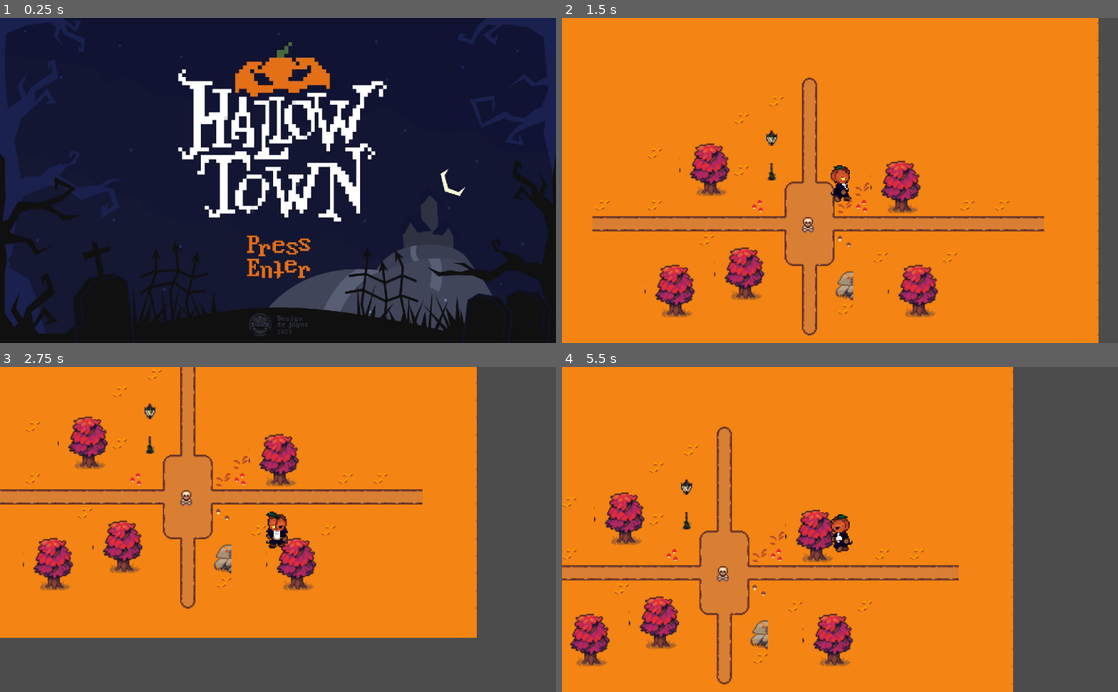
Above: before the commit, frames 1-4 (two rows, left to right).
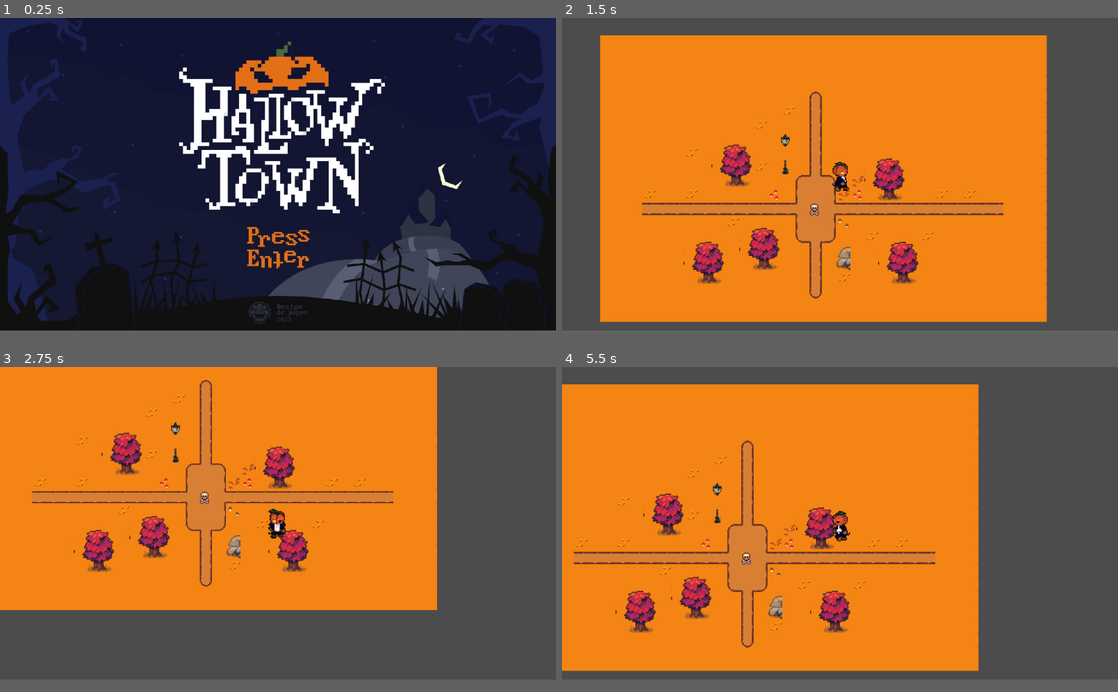
Above: after the commit, the same moments.

Repository: debsscc/Hallowtown
Game: Godot game, scene res://scenes/menu.tscn
Same seed, same stepped clock (60 frames per second), same inputs: the game is played once before the commit and once after it.
Inputs (mouse positions are in pixels of both pictures, inside the frame that each line leads up to; where the layout moved, square brackets give the same spot in the first picture):
- Up to frame 1 (0.25 s): no input
- Up to frame 2 (1.5 s): click (840, 255) [840, 258] at 0.5 s; tap Enter (enter) at 1.25 s; hold D (right) from 1.28 s (still down); hold Enter (enter) from 1.28 s (still down)
- Up to frame 3 (2.75 s): release D (right) at 2.03 s; release Enter (enter) at 2.03 s; hold S (down) from 2.03 s (still down); tap Enter (enter) at 2.1 s
- Up to frame 4 (5.5 s): release S (down) at 2.78 s; hold D (right) 2.78-3.53 s; hold Shift (run) 2.78-3.53 s; tap Enter (enter) at 3.05, 3.6, 5.3 s; hold W (up) 3.53-4.28 s; hold Enter (enter) 4.28-5.03 s; hold A (left) from 4.28 s (still down); tap Shift (run) at 5.1 s
In our replay, the window is 800x468 before the commit and 800x450 after it. These sizes can differ from the game's own. Grey fills any space a smaller window leaves; there, only what the larger window draws over its background counts as a difference.

The runs differ from the first frame. In frame 1, 17% of the frame differs, in the area x 0-100%, y 0-100%; in frame 2, 38%; in frame 3, 25%; in frame 4, 29%.

Commit message:
adding new inventory
o antigo inventário apresentou muitos problemas e foi necessário criar um novo.

Diff:
--- a/project.godot
+++ b/project.godot
@@ -19,6 +19,8 @@
 
 [display]
 
+window/size/width=1280
+window/size/height=720
 window/stretch/mode="viewport"
 
 [gui]
@@ -62,7 +64,7 @@
 , Object(InputEventKey,"resource_local_to_scene":false,"resource_name":"","device":0,"alt":false,"shift":false,"control":true,"meta":false,"command":true,"pressed":false,"scancode":0,"physical_scancode":16777240,"unicode":0,"echo":false,"script":null)
  ]
 }
-interact={
+E={
 "deadzone": 0.5,
 "events": [ Object(InputEventKey,"resource_local_to_scene":false,"resource_name":"","device":0,"alt":false,"shift":false,"control":false,"meta":false,"command":false,"pressed":false,"scancode":0,"physical_scancode":69,"unicode":0,"echo":false,"script":null)
  ]
@@ -102,6 +104,11 @@
 "events": [ Object(InputEventMouseButton,"resource_local_to_scene":false,"resource_name":"","device":0,"alt":false,"shi …(212 unchanged characters)…
  ]
 }
+Tab={
+"deadzone": 0.5,
+"events": [ Object(InputEventKey,"resource_local_to_scene":false,"resource_name":"","device":0,"alt":false,"shift":false,"control":false,"meta":false,"command":false,"pressed":false,"scancode":0,"physical_scancode":16777218,"unicode":0,"echo":false,"script":null)
+ ]
+}
 
 [physics]
 
--- /dev/null
+++ b/scenes/inventory.tscn
@@ -0,0 +1,183 @@
+[gd_scene load_steps=4 format=2]
+
+[ext_resource path="res://assets/UI Player/Inventory Background.png" type="Texture" id=1]
+[ext_resource path="res://assets/UI Player/Inventory Slot.png" type="Texture" id=2]
+
+[sub_resource type="StyleBoxTexture" id=1]
+texture = ExtResource( 2 )
+region_rect = Rect2( 0, 0, 482, 247 )
+
+[node name="inventory" type="Node2D"]
+
+[node name="TextureRect" type="TextureRect" parent="."]
+margin_right = 1175.0
+margin_bottom = 799.0
+rect_scale = Vector2( 0.3, 0.3 )
+texture = ExtResource( 1 )
+
+[node name="ColorRect" type="ColorRect" parent="."]
+margin_right = 380.0
+margin_bottom = 240.0
+color = Color( 0.431373, 0.266667, 0.266667, 0.780392 )
+
+[node name="GridContainer" type="GridContainer" parent="."]
+margin_left = 188.0
+margin_top = 61.0
+margin_right = 313.0
+margin_bottom = 161.0
+custom_constants/vseparation = 0
+custom_constants/hseparation = 0
+columns = 5
+
+[node name="Slot1" type="Panel" parent="GridContainer"]
+margin_right = 25.0
+margin_bottom = 25.0
+rect_min_size = Vector2( 25, 25 )
+rect_pivot_offset = Vector2( -368, -85 )
+custom_styles/panel = SubResource( 1 )
+
+[node name="Slot2" type="Panel" parent="GridContainer"]
+margin_left = 25.0
+margin_right = 50.0
+margin_bottom = 25.0
+rect_min_size = Vector2( 25, 25 )
+custom_styles/panel = SubResource( 1 )
+
+[node name="Slot3" type="Panel" parent="GridContainer"]
+margin_left = 50.0
+margin_right = 75.0
+margin_bottom = 25.0
+rect_min_size = Vector2( 25, 25 )
+custom_styles/panel = SubResource( 1 )
+
+[node name="Slot4" type="Panel" parent="GridContainer"]
+margin_left = 75.0
+margin_right = 100.0
+margin_bottom = 25.0
+rect_min_size = Vector2( 25, 25 )
+custom_styles/panel = SubResource( 1 )
+
+[node name="Slot5" type="Panel" parent="GridContainer"]
+margin_left = 100.0
+margin_right = 125.0
+margin_bottom = 25.0
+rect_min_size = Vector2( 25, 25 )
+custom_styles/panel = SubResource( 1 )
+
+[node name="Slot6" type="Panel" parent="GridContainer"]
+margin_top = 25.0
+margin_right = 25.0
+margin_bottom = 50.0
+rect_min_size = Vector2( 25, 25 )
+custom_styles/panel = SubResource( 1 )
+
+[node name="Slot7" type="Panel" parent="GridContainer"]
+margin_left = 25.0
+margin_top = 25.0
+margin_right = 50.0
+margin_bottom = 50.0
+rect_min_size = Vector2( 25, 25 )
+custom_styles/panel = SubResource( 1 )
+
+[node name="Slot8" type="Panel" parent="GridContainer"]
+margin_left = 50.0
+margin_top = 25.0
+margin_right = 75.0
+margin_bottom = 50.0
+rect_min_size = Vector2( 25, 25 )
+custom_styles/panel = SubResource( 1 )
+
+[node name="Slot9" type="Panel" parent="GridContainer"]
+margin_left = 75.0
+margin_top = 25.0
+margin_right = 100.0
+margin_bottom = 50.0
+rect_min_size = Vector2( 25, 25 )
+custom_styles/panel = SubResource( 1 )
+
+[node name="Slot10" type="Panel" parent="GridContainer"]
+margin_left = 100.0
+margin_top = 25.0
+margin_right = 125.0
+margin_bottom = 50.0
+rect_min_size = Vector2( 25, 25 )
+custom_styles/panel = SubResource( 1 )
+
+[node name="Slot11" type="Panel" parent="GridContainer"]
+margin_top = 50.0
+margin_right = 25.0
+margin_bottom = 75.0
+rect_min_size = Vector2( 25, 25 )
+rect_pivot_offset = Vector2( -368, -85 )
+custom_styles/panel = SubResource( 1 )
+
+[node name="Slot12" type="Panel" parent="GridContainer"]
+margin_left = 25.0
+margin_top = 50.0
+margin_right = 50.0
+margin_bottom = 75.0
+rect_min_size = Vector2( 25, 25 )
+custom_styles/panel = SubResource( 1 )
+
+[node name="Slot13" type="Panel" parent="GridContainer"]
+margin_left = 50.0
+margin_top = 50.0
+margin_right = 75.0
+margin_bottom = 75.0
+rect_min_size = Vector2( 25, 25 )
+custom_styles/panel = SubResource( 1 )
+
+[node name="Slot14" type="Panel" parent="GridContainer"]
+margin_left = 75.0
+margin_top = 50.0
+margin_right = 100.0
+margin_bottom = 75.0
+rect_min_size = Vector2( 25, 25 )
+custom_styles/panel = SubResource( 1 )
+
+[node name="Slot15" type="Panel" parent="GridContainer"]
+margin_left = 100.0
+margin_top = 50.0
+margin_right = 125.0
+margin_bottom = 75.0
+rect_min_size = Vector2( 25, 25 )
+custom_styles/panel = SubResource( 1 )
+
+[node name="Slot16" type="Panel" parent="GridContainer"]
+margin_top = 75.0
+margin_right = 25.0
+margin_bottom = 100.0
+rect_min_size = Vector2( 25, 25 )
+custom_styles/panel = SubResource( 1 )
+
+[node name="Slot17" type="Panel" parent="GridContainer"]
+margin_left = 25.0
+margin_top = 75.0
+margin_right = 50.0
+margin_bottom = 100.0
+rect_min_size = Vector2( 25, 25 )
+custom_styles/panel = SubResource( 1 )
+
+[node name="Slot18" type="Panel" parent="GridContainer"]
+margin_left = 50.0
+margin_top = 75.0
+margin_right = 75.0
+margin_bottom = 100.0
+rect_min_size = Vector2( 25, 25 )
+custom_styles/panel = SubResource( 1 )
+
+[node name="Slot19" type="Panel" parent="GridContainer"]
+margin_left = 75.0
+margin_top = 75.0
+margin_right = 100.0
+margin_bottom = 100.0
+rect_min_size = Vector2( 25, 25 )
+custom_styles/panel = SubResource( 1 )
+
+[node name="Slot20" type="Panel" parent="GridContainer"]
+margin_left = 100.0
+margin_top = 75.0
+margin_right = 125.0
+margin_bottom = 100.0
+rect_min_size = Vector2( 25, 25 )
+custom_styles/panel = SubResource( 1 )
--- a/scenes/main.tscn
+++ b/scenes/main.tscn
@@ -6,6 +6,7 @@
 [ext_resource path="res://Audio/forest.mp3" type="AudioStream" id=4]
 [ext_resource path="res://assets/Tiny FOREST/items_objects/autumn items.png" type="Texture" id=5]
 [ext_resource path="res://assets/arvores.png" type="Texture" id=6]
+[ext_resource path="res://scenes/store.tscn" type="PackedScene" id=7]
 
 [sub_resource type="TileSet" id=1]
 0/name = "autumn tilemap.png 0"
@@ -1872,7 +1873,7 @@
 57/shapes = [  ]
 57/z_index = 0
 
-[node name="world" type="Node2D"]
+[node name="main" type="Node2D"]
 
 [node name="terra_laranja" type="TileMap" parent="."]
 tile_set = SubResource( 1 )
@@ -1895,10 +1896,11 @@
 
 [node name="Player" parent="." instance=ExtResource( 2 )]
 
-[node name="Camera2D" type="Camera2D" parent="Player"]
-current = true
-zoom = Vector2( 0.5, 0.5 )
-
 [node name="Som_obscuro" type="AudioStreamPlayer2D" parent="."]
 stream = ExtResource( 4 )
 autoplay = true
+
+[node name="Loja" type="Node2D" parent="."]
+
+[node name="store" parent="Loja" instance=ExtResource( 7 )]
+position = Vector2( -198, 40 )
--- a/scenes/menu.tscn
+++ b/scenes/menu.tscn
@@ -10,16 +10,16 @@
 script = ExtResource( 3 )
 
 [node name="Backbround" type="Sprite" parent="."]
-position = Vector2( 513, 300 )
-scale = Vector2( 0.64836, 0.668426 )
+position = Vector2( 640, 360 )
+scale = Vector2( 0.8, 0.8 )
 texture = ExtResource( 1 )
 
 [node name="Button" type="Button" parent="."]
 show_behind_parent = true
-margin_left = 415.0
-margin_top = 389.0
-margin_right = 609.0
-margin_bottom = 497.0
+margin_left = 564.0
+margin_top = 478.0
+margin_right = 718.0
+margin_bottom = 580.0
 mouse_default_cursor_shape = 2
 
 [node name="AudioStreamPlayer" type="AudioStreamPlayer" parent="."]
--- a/scenes/player.tscn
+++ b/scenes/player.tscn
@@ -6,6 +6,7 @@
 [ext_resource path="res://Characters/Pumpking boi/andabaixo-Sheet.png" type="Texture" id=4]
 [ext_resource path="res://Characters/Pumpking boi/andadir-Sheet.png" type="Texture" id=5]
 [ext_resource path="res://Characters/Pumpking boi/andacima-Sheet-Sheet.png" type="Texture" id=6]
+[ext_resource path="res://scenes/inventory.tscn" type="PackedScene" id=7]
 
 [sub_resource type="AtlasTexture" id=44]
 atlas = ExtResource( 1 )
@@ -211,7 +212,7 @@
 scale = Vector2( 1.17969, 1.17969 )
 frames = SubResource( 56 )
 animation = "sidewalk-esq"
-frame = 1
+frame = 5
 playing = true
 
 [node name="Camera2D" type="Camera2D" parent="."]
@@ -221,3 +222,9 @@
 [node name="CollisionShape2D" type="CollisionShape2D" parent="."]
 position = Vector2( 0, 4 )
 shape = SubResource( 43 )
+
+[node name="UI" type="Node2D" parent="."]
+
+[node name="inventory" parent="UI" instance=ExtResource( 7 )]
+visible = false
+position = Vector2( -191, -114 )
--- a/scripts/global.gd
+++ b/scripts/global.gd
@@ -1,6 +1,10 @@
 extends Node
 
-var gold = 0
+#verifica se o jogador pode acessar a loja
+var player_in_store = 0
+
+#moedas do jogador
+var player_coin = 0
 
 func _ready():
 	pass
--- a/scripts/player.gd
+++ b/scripts/player.gd
@@ -5,9 +5,10 @@
 var collision = null
 var running = 1
 
+onready var Game = get_node("/root/main")
 onready var Inventory = get_node("UI/Inventory")
-
-onready var ShopMenu = get_node("/root/main/Shop Menu")
+onready var EnergyBar = get_node("UI/Energy Bar")
+onready var ShopMenu = get_node("/root/main/Loja/Shop Menu")
 
 #Movimento de controle do player
 
--- a/scripts/store.gd
+++ b/scripts/store.gd
@@ -1,13 +1,11 @@
 extends Area2D
-
-var player_in_store = 0
 
 func _ready():
 	pass # Replace with function body.
 
 func _on_store_body_entered(body):
-	var player_in_store = 1
+	Global.player_in_store = 1
 
 
 func _on_store_body_exited(body):
-	var player_in_store = 0
+	Global.player_in_store = 0
Binary file added: assets/Inventory Background.png
Not shown, added: assets/Inventory Background.png.import
Not shown, removed: assets/Items/Axe.png.import
Not shown, removed: assets/Items/Eggplant.png.import
Not shown, removed: assets/Items/EggplantSeeds.png.import
Not shown, removed: assets/Items/Gold.png.import
Not shown, removed: assets/Items/Hammer.png.import
Not shown, removed: assets/Items/Hoe.png.import
Not shown, removed: assets/Items/Sickle.png.import
Not shown, removed: assets/Items/Strawberry.png.import
Not shown, removed: assets/Items/StrawberrySeeds.png.import
Not shown, removed: assets/Items/Turnip.png.import
(and 9 more such lines)
